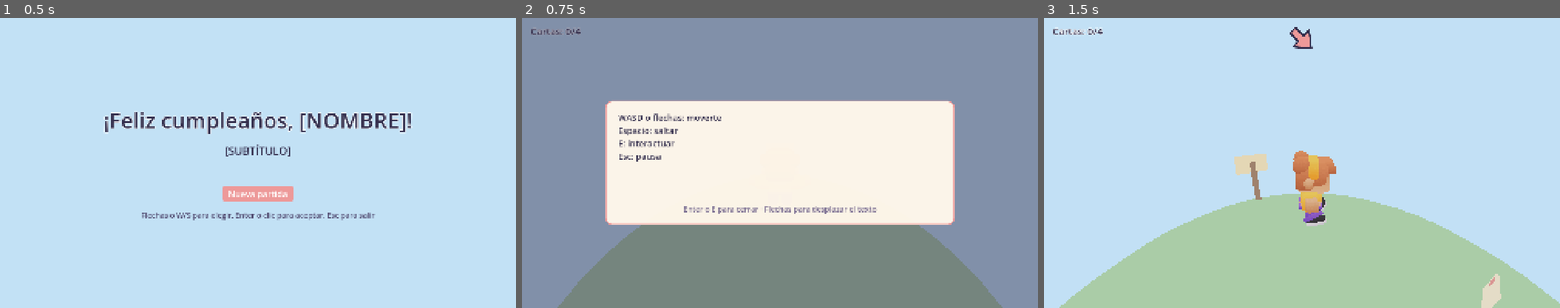
Above: before the commit, frames 1-3 (left to right).
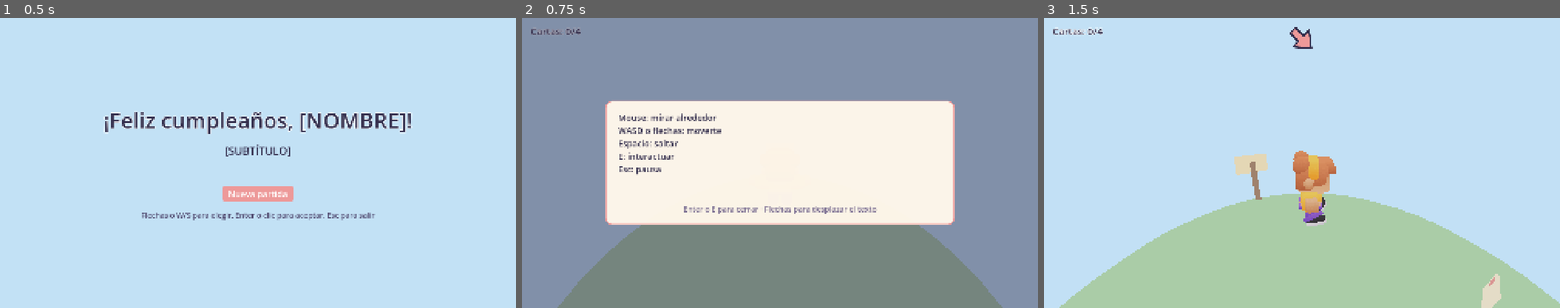
Above: after the commit, the same moments.

Repository: lautaromoreyraa/planeta-cartero
Game: Godot game, scene res://scenes/pantalla_de_inicio.tscn
The game is run twice, just before and just after one commit, with the same random seed, the same clock (stepped at 60 frames per second) and the same inputs.
Inputs (mouse positions are in pixels of both pictures, inside the frame that each line leads up to):
- Up to frame 1 (0.5 s): no input
- Up to frame 2 (0.75 s): click "Nueva partida" at 0.5 s
- Up to frame 3 (1.5 s): tap Enter (aceptar) at 1.25 s; move the mouse to (1415, 148) at 1.27 s; hold D (move_right) from 1.28 s (still down); hold E (interact) from 1.28 s (still down); click (1415, 148) at 1.42 s

Frame 1 is identical in both runs. In frame 2, 0.9% of the frame differs, in the area x 18-39%, y 32-55%; in frame 3, nothing differs.

Commit message:
Suma el mouse al tutorial y lo exige al validar el config
El tutorial tiene que explicar las cinco acciones, ahora que la cámara
se mira con el mouse. La línea nueva va en inicio.tutorial con el resto,
y el texto por defecto también la incluye.

La validación avisa si el tutorial tiene menos de cinco líneas: un
config.local.json copiado antes de este cambio se seguiría viendo sin la
línea del mouse, y así el test lo detecta antes de exportar.

Diff:
--- a/data/config.json
+++ b/data/config.json
@@ -6,6 +6,7 @@
     "opcion_nueva_partida": "Nueva partida",
     "indicacion": "Flechas o W/S para elegir, Enter o clic para aceptar, Esc para salir",
     "tutorial": [
+      "Mouse: mirar alrededor",
       "WASD o flechas: moverte",
       "Espacio: saltar",
       "E: interactuar",
--- a/scripts/configuracion.gd
+++ b/scripts/configuracion.gd
@@ -20,6 +20,10 @@
 const CARPETA_DE_IMAGENES: String = "res://assets/personal/"
 const EXTENSIONES_DE_IMAGEN: PackedStringArray = ["png", "jpg", "jpeg", "webp"]
 const CANTIDAD_DE_CASAS: int = 4
+## El tutorial explica cinco acciones: mirar, moverse, saltar, interactuar y
+## pausar (RF-09 CA1). Menos líneas quiere decir que falta alguna, como la
+## del mouse en un config local copiado antes de la versión 0.3.
+const LINEAS_DEL_TUTORIAL: int = 5
 
 ## Claves de texto que el juego lee; todas obligatorias (sección 5 del SRS).
 const CLAVES_DE_TEXTO: PackedStringArray = [
@@ -130,7 +134,8 @@
 	avisos.clear()
 	for clave: String in CLAVES_DE_TEXTO:
 		texto(clave, "")
-	tutorial(PackedStringArray())
+	if tutorial(PackedStringArray()).size() < LINEAS_DEL_TUTORIAL:
+		_avisar("«inicio.tutorial» tiene que explicar las %d acciones: mouse, movimiento, salto, interacción y pausa." % LINEAS_DEL_TUTORIAL)
 	ids_de_cartas()
 	casas()
 	orden_de_entrega()
--- a/scripts/principal.gd
+++ b/scripts/principal.gd
@@ -12,6 +12,7 @@
 
 ## Textos por defecto si falta la clave en el config (RF-22 CA2).
 const TUTORIAL_POR_DEFECTO: PackedStringArray = [
+	"Mouse: mirar alrededor",
 	"WASD o flechas: moverte",
 	"Espacio: saltar",
 	"E: interactuar",
--- a/tests/test_configuracion.gd
+++ b/tests/test_configuracion.gd
@@ -39,6 +39,7 @@
 	_probar_json_invalido(a)
 	_probar_archivo_inexistente(a)
 	_probar_valores_invalidos(a)
+	_probar_tutorial_incompleto(a)
 	_probar_prioridad_del_local(a)
 	_probar_config_del_repo(a)
 	_probar_placeholders_del_repo(a)
@@ -100,6 +101,18 @@
 	a.verdadero(pocas.casas().size() == 4, "con menos de 4 casas se usan 4 casas por defecto")
 	a.verdadero(Configuracion.es_ruta_de_imagen_valida("res://assets/personal/foto.JPG"), "una foto de assets/personal es válida")
 	a.verdadero(not Configuracion.es_ruta_de_imagen_valida("res://assets/personal/../../scripts/x.png"), "una ruta con «..» no es válida")
+
+
+## RF-09 CA1: un tutorial sin alguna de las cinco acciones (por ejemplo,
+## sin la línea del mouse) se muestra igual pero no pasa la validación.
+static func _probar_tutorial_incompleto(a: Afirmaciones) -> void:
+	var cuatro: Configuracion = Configuracion.desde_texto('{"inicio": {"tutorial": ["a", "b", "c", "d"]}}')
+	a.verdadero(cuatro.tutorial(PackedStringArray()).size() == 4, "un tutorial de 4 líneas se muestra igual")
+	var problemas: PackedStringArray = cuatro.validar()
+	var avisa: bool = false
+	for problema: String in problemas:
+		avisa = avisa or problema.contains("inicio.tutorial")
+	a.verdadero(avisa, "RF-09 CA1: la validación no avisa que al tutorial le falta una acción")
 
 
 ## RF-27 CA1 a CA3: local presente, ausente e inválido.
